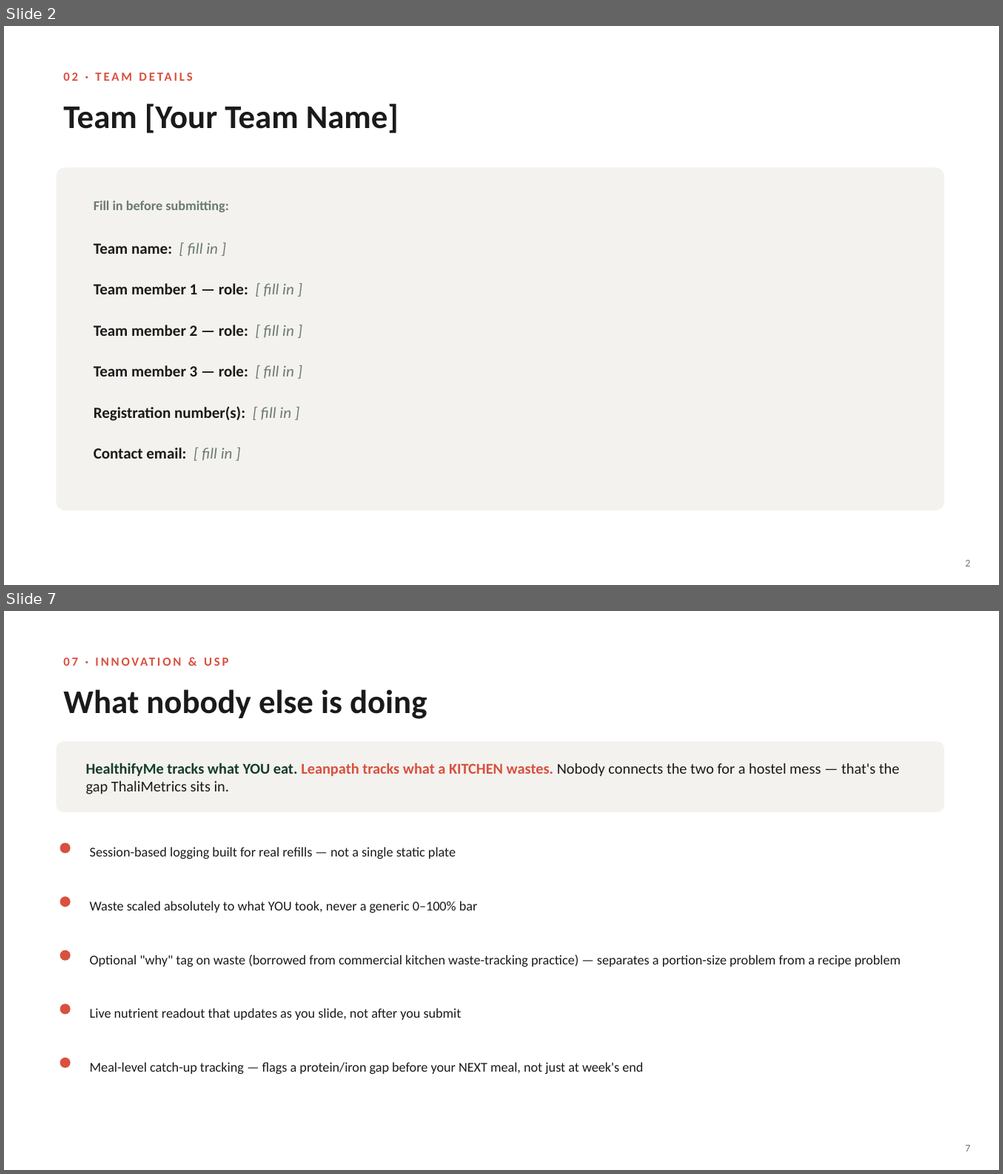
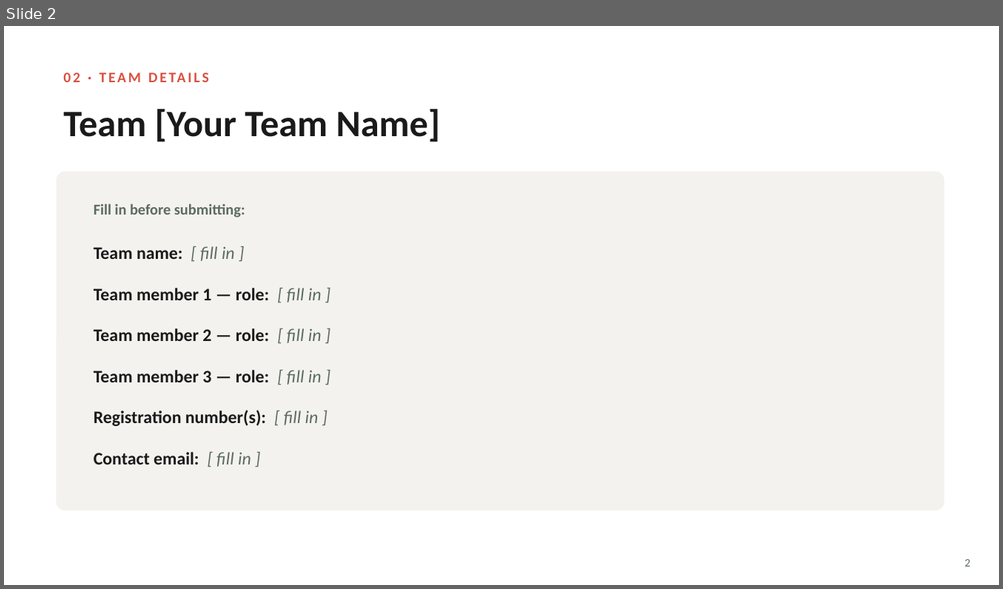
Before and after one commit to Coder1234a/ThaliMetrics, a slide deck: docs/ThaliMetrics_Pitch.pptx. Shown one above the other, each under a label of ours: slides 2 and 7 before the commit, slide 2 after it; the slides between them are not shown. The pictures are 1003x1174 and 1003x589 pixels, drawn with LibreOffice and Linux fonts; fonts in the diff are those of the drawing. Boxes give left, top, right and bottom in pixels: in the first picture for what was removed or moved away, otherwise in the second. Text is boxed around its words. In the diff, an @@ line names an element or a change of style, - is before the commit and + after.

```diff
--- a/docs/ThaliMetrics_Pitch.pptx
+++ b/docs/ThaliMetrics_Pitch.pptx
@@ slide 7 removed at bbox=[4, 611, 999, 1170], background #FFFFFF @@
@@ text removed at bbox=[57, 648, 653, 675] @@
-07 · INNOVATION & USP
@@ text removed at bbox=[63, 689, 427, 719] @@
-What nobody else is doing
@@ rounded rectangle removed at bbox=[57, 741, 944, 812] @@
@@ text removed at bbox=[86, 763, 899, 795] @@
-HealthifyMe tracks what YOU eat. Leanpath tracks what a KITCHEN wastes. Nobody connects the two for a hostel mess — that's the gap ThaliMetrics sits in.
@@ ellipse removed at bbox=[60, 843, 71, 854] @@
@@ text removed at bbox=[90, 847, 455, 859] @@
-Session-based logging built for real refills — not a single static plate
@@ ellipse removed at bbox=[60, 897, 71, 907] @@
@@ text removed at bbox=[90, 901, 478, 913] @@
-Waste scaled absolutely to what YOU took, never a generic 0–100% bar
@@ ellipse removed at bbox=[60, 951, 71, 961] @@
@@ text removed at bbox=[90, 955, 900, 967] @@
-Optional "why" tag on waste (borrowed from commercial kitchen waste-tracking practice) — separates a portion-size problem from a recipe problem
@@ ellipse removed at bbox=[60, 1004, 71, 1014] @@
@@ text removed at bbox=[90, 1008, 461, 1020] @@
-Live nutrient readout that updates as you slide, not after you submit
@@ ellipse removed at bbox=[60, 1058, 71, 1068] @@
@@ text removed at bbox=[90, 1062, 643, 1074] @@
-Meal-level catch-up tracking — flags a protein/iron gap before your NEXT meal, not just at week's end
@@ text removed at bbox=[965, 1145, 970, 1152] @@
-7
@@ slide 2 changed as well @@
@@ text "02 · TEAM DETAILS" at bbox=[63, 112, 146, 137]: size 12 to 14 pt @@
@@ text "Team [Your Team Name]" at bbox=[155, 109, 441, 142]: size 32 to 36 pt @@
@@ rounded rectangle: place and size @@
-rounded rectangle at bbox=[57, 168, 944, 511]
+rounded rectangle at bbox=[57, 172, 944, 511]
@@ text "Fill in before submitting:" at bbox=[94, 204, 245, 218]: size 13 to 14.5 pt, text colour #6B7A70 to #5C6B62 @@
@@ size 15 to 17 pt; text colour #6B7A70 to #5C6B62 in "[ fill in ]" in 6 elements at bbox=[94, 247, 235, 261], bbox=[94, 288, 321, 303], bbox=[94, 329, 321, 343], bbox=[94, 370, 321, 385], bbox=[94, 410, 318, 426], bbox=[94, 452, 251, 467] @@
@@ text "2" at bbox=[965, 560, 970, 567]: size 10 to 11 pt, text colour #6B7A70 to #5C6B62 @@
```
Also in this commit, not shown: 6 other slides changed, 6 slides added, 3 other slides removed, 4 other files.
